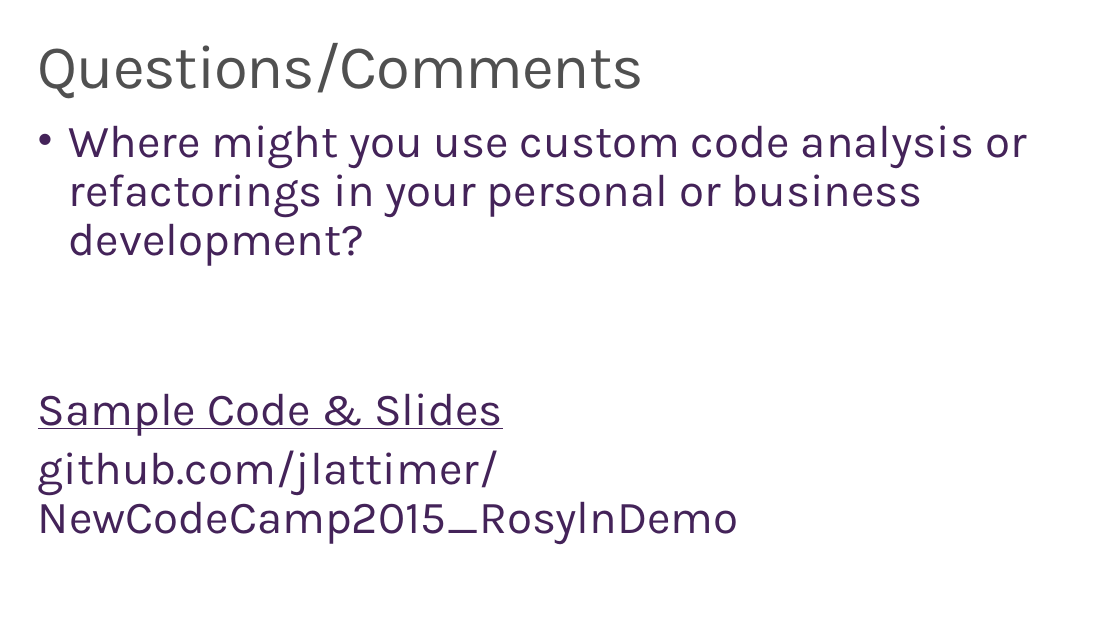
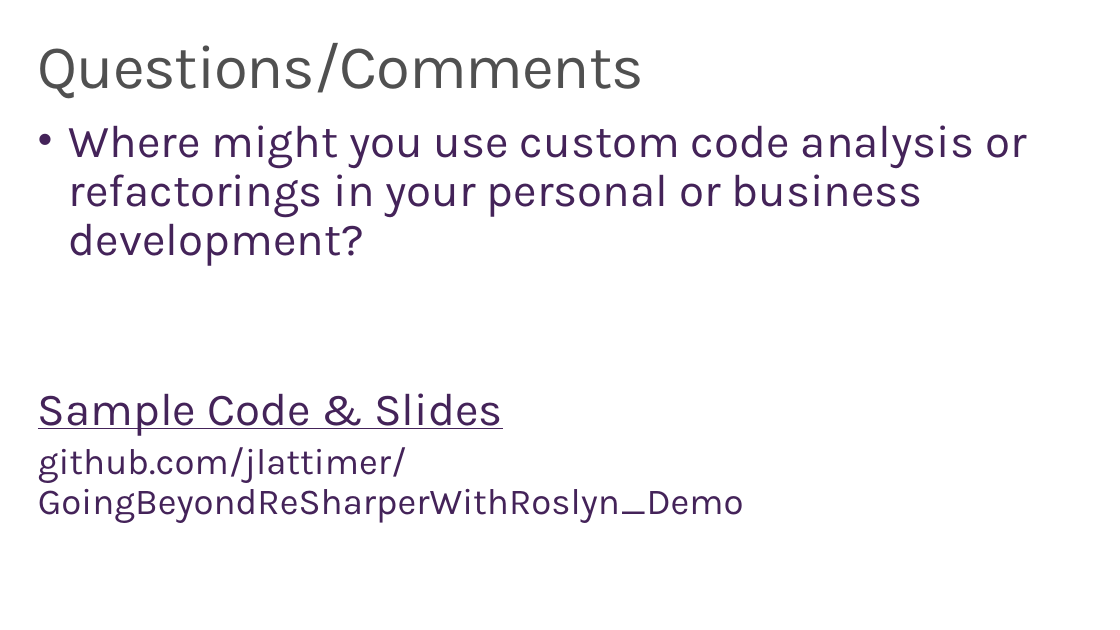
Before and after one commit to jlattimer/GoingBeyondReSharperWithRoslyn_Demo, a slide deck: slide 15 of Going Beyond ReSharper with Roslyn.pptx. Drawn at 1120x630 pixels with LibreOffice and Linux fonts; fonts in the diff are those of the drawing. Boxes give left, top, right and bottom in pixels: in the first picture for what was removed or moved away, otherwise in the second. Text is boxed around its words. In the diff, an @@ line names an element or a change of style, - is before the commit and + after.

Commit message:
Slide update

```diff
--- a/Going Beyond ReSharper with Roslyn.pptx
+++ b/Going Beyond ReSharper with Roslyn.pptx
@@ text at <box>38,447,744,523</box>: text changed; size 40 to 32 pt @@
-github.com/jlattimer/NewCodeCamp2015_RosylnDemo
+github.com/jlattimer/GoingBeyondReSharperWithRoslyn_Demo
```
